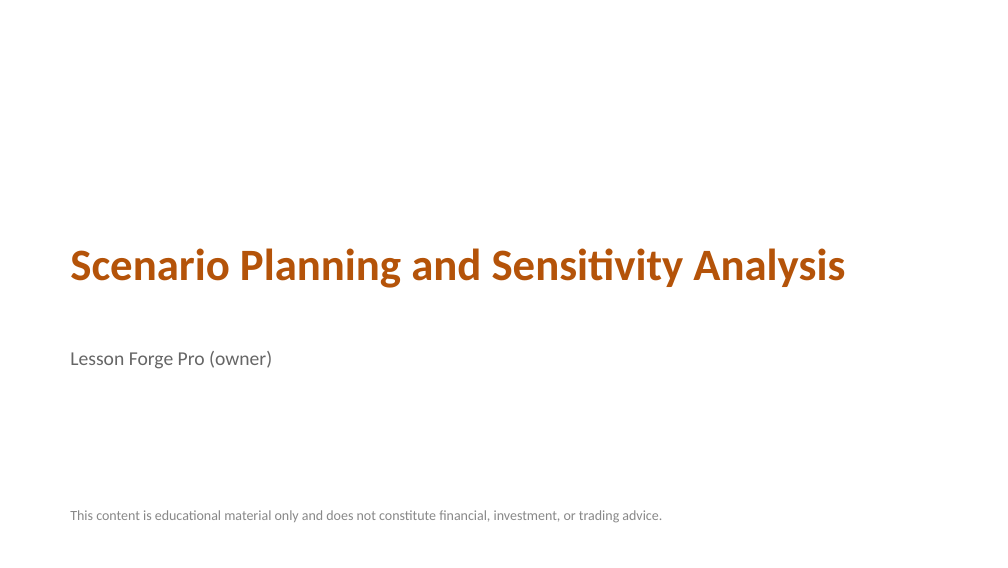
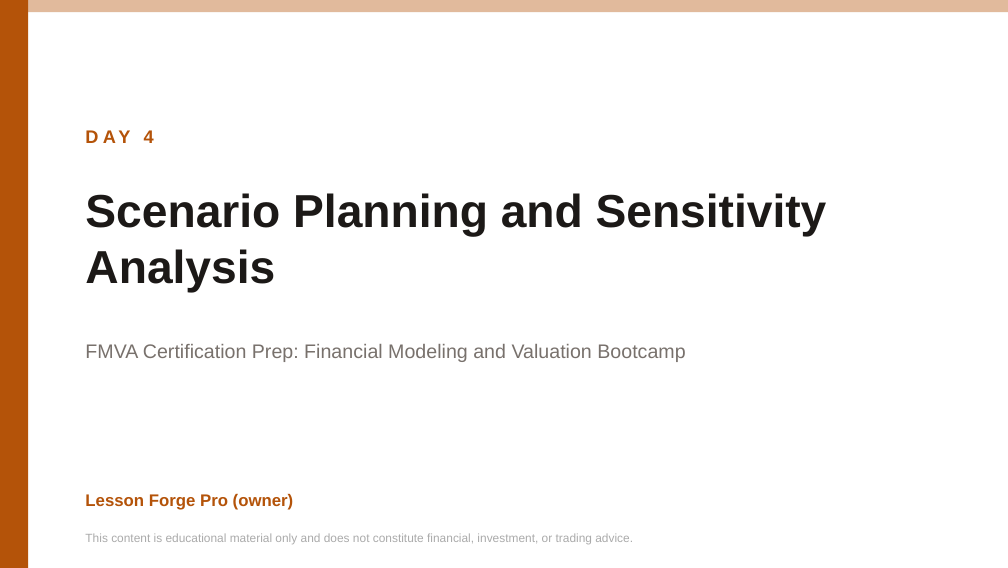
Before and after one commit to mbinmahfooz74-svg/lesson-forge-pro, a slide deck: slide 1 of docs/fmva/packs/day4-slides.pptx. Drawn at 1008x568 pixels with LibreOffice and Linux fonts; fonts in the diff are those of the drawing. Boxes give left, top, right and bottom in pixels: in the first picture for what was removed or moved away, otherwise in the second. Text is boxed around its words. In the diff, an @@ line names an element or a change of style, - is before the commit and + after.

```diff
--- a/docs/fmva/packs/day4-slides.pptx
+++ b/docs/fmva/packs/day4-slides.pptx
@@ rectangle added at <box>0,0,28,568</box>, fill #B45309 @@
@@ rectangle added at <box>28,0,1008,12</box>, fill #B45309 at 40% opacity @@
@@ text added at <box>144,130,154,143</box>, 13 pt, text #B45309, bold @@
+DAY 4
@@ text "Scenario Planning and Sensitivity Analysis": place and size @@
-text "Scenario Planning and Sensitivity Analysis" at <box>70,248,845,288</box>
+text "Scenario Planning and Sensitivity Analysis" at <box>85,193,827,292</box>
@@ text "Scenario Planning and Sensitivity Analysis" at <box>85,193,827,292</box>: size 32 to 33 pt, font Calibri to Arial, text colour #B45309 to #1C1917 @@
@@ text added at <box>85,344,685,362</box>, 14 pt, text #78716C @@
+FMVA Certification Prep: Financial Modeling and Valuation Bootcamp
@@ text "Lesson Forge Pro (owner)": place and size @@
-text "Lesson Forge Pro (owner)" at <box>70,351,272,369</box>
+text "Lesson Forge Pro (owner)" at <box>85,493,294,510</box>
@@ text "Lesson Forge Pro (owner)" at <box>85,493,294,510</box>: size 14 to 12 pt, font Calibri to Arial, text colour #666666 to #B45309, bold on @@
@@ text "This content is educational material ...": place and size @@
-text "This content is educational material ..." at <box>70,510,662,523</box>
+text "This content is educational material ..." at <box>85,533,633,544</box>
@@ text "This content is educational material ..." at <box>85,533,633,544</box>: size 10 to 8.5 pt, font Calibri to Arial, text colour #888888 to #AAAAAA @@
```
Also in this commit, not shown: 1 other slide changed, 14 slides added, 8 slides removed, 30 other files.
